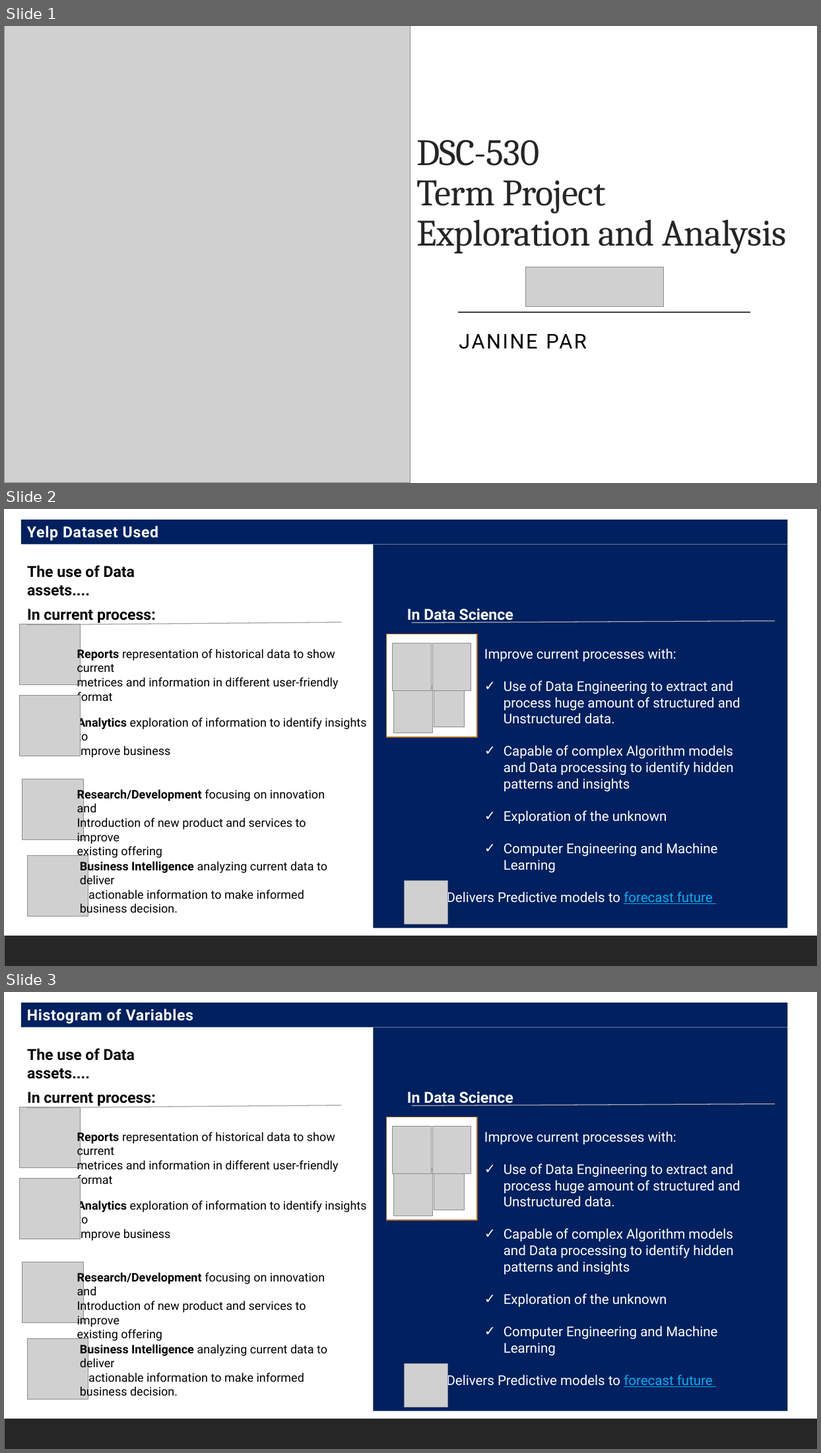
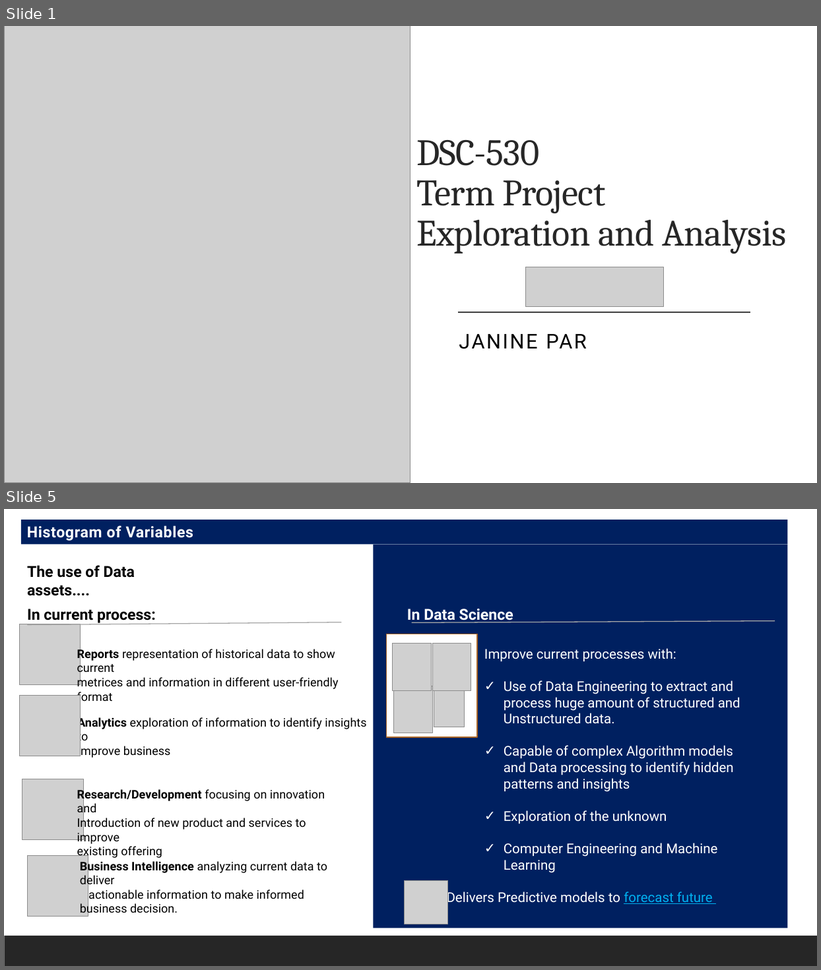
Before and after one commit to Tutay0913JP/DSC530, a slide deck: ParJanineDSC530-T303Week12_YelpDataset.pptx. Shown one above the other, each under a label of ours: slides 1, 2 and 3 before the commit, slides 1 and 5 after it; the slides between them are not shown. The pictures are 821x1453 and 821x970 pixels, drawn with LibreOffice and Linux fonts; fonts in the diff are those of the drawing; grey boxes stand for pictures. Boxes give left, top, right and bottom in pixels: in the first picture for what was removed or moved away, otherwise in the second. Text is boxed around its words. In the diff, an @@ line names an element or a change of style, - is before the commit and + after.

```diff
--- a/ParJanineDSC530-T303Week12_YelpDataset.pptx
+++ b/ParJanineDSC530-T303Week12_YelpDataset.pptx
@@ slide 2 removed at [4, 509, 817, 966], background #FFFFFF; not listed: 1 template element that a slide beside it also shows @@
@@ rectangle removed at [21, 520, 788, 545] @@
-Yelp Dataset Used
@@ rectangle removed at [373, 545, 788, 929] @@
@@ text removed at [27, 565, 135, 596] @@
-The use of Data assets....
@@ picture removed at [19, 624, 81, 685] @@
@@ text removed at [27, 609, 156, 623] @@
-In current process:
@@ line removed from (27, 625) to (341, 623) @@
@@ text removed at [407, 609, 514, 623] @@
-In Data Science
@@ line removed from (411, 623) to (775, 621) @@
@@ text removed at [77, 648, 339, 689] @@
-Reports representation of historical data to show current
-metrices and information in different user-friendly format
@@ text removed at [447, 648, 741, 906] @@
-      Improve current processes with:
-      ✓ Use of Data Engineering to extract and process huge amount of structured and Unstructured data.
-      ✓ Capable of complex Algorithm models and Data processing to identify hidden patterns and insights
-      ✓ Exploration of the unknown
-      ✓ Computer Engineering and Machine Learning
-Delivers Predictive models to forecast future
@@ picture removed at [19, 696, 81, 757] @@
@@ group removed at [386, 634, 477, 738]: 4 pictures, 1 rectangle @@
@@ text removed at [77, 716, 366, 758] @@
-Analytics exploration of information to identify insights to
-Improve business
@@ picture removed at [22, 779, 83, 840] @@
@@ text removed at [77, 788, 325, 859] @@
-Research/Development focusing on innovation and
-Introduction of new product and services to improve
-existing offering
@@ picture removed at [27, 856, 88, 917] @@
@@ text removed at [80, 859, 327, 917] @@
-Business Intelligence analyzing current data to deliver
-actionable information to make informed
-business decision.
@@ picture removed at [405, 881, 449, 924] @@
@@ what was slide 3 is now slide 5 @@
```
Also in this commit, not shown: 1 slide changed, 3 slides added, 1 other slide removed.
